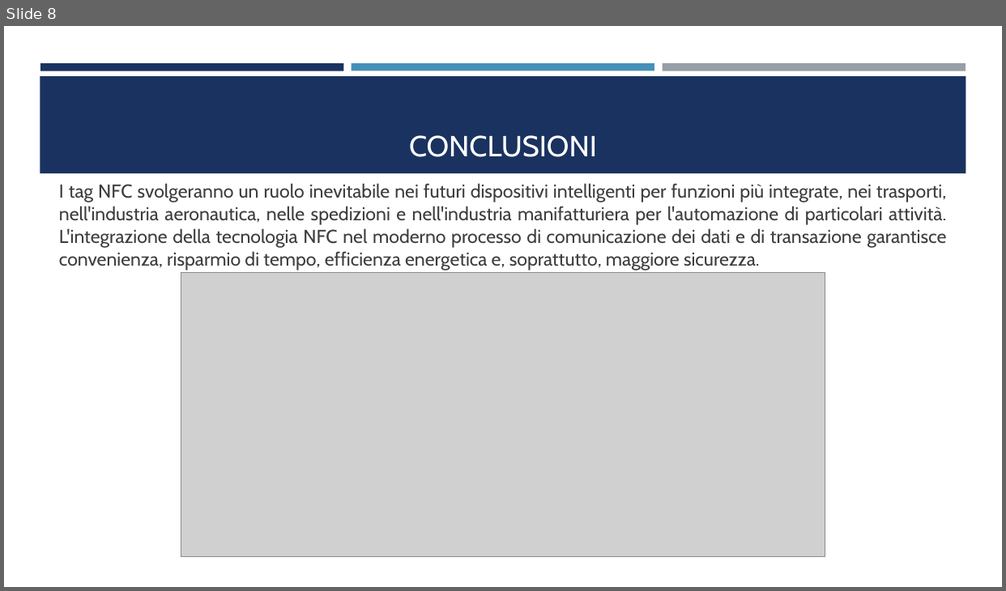
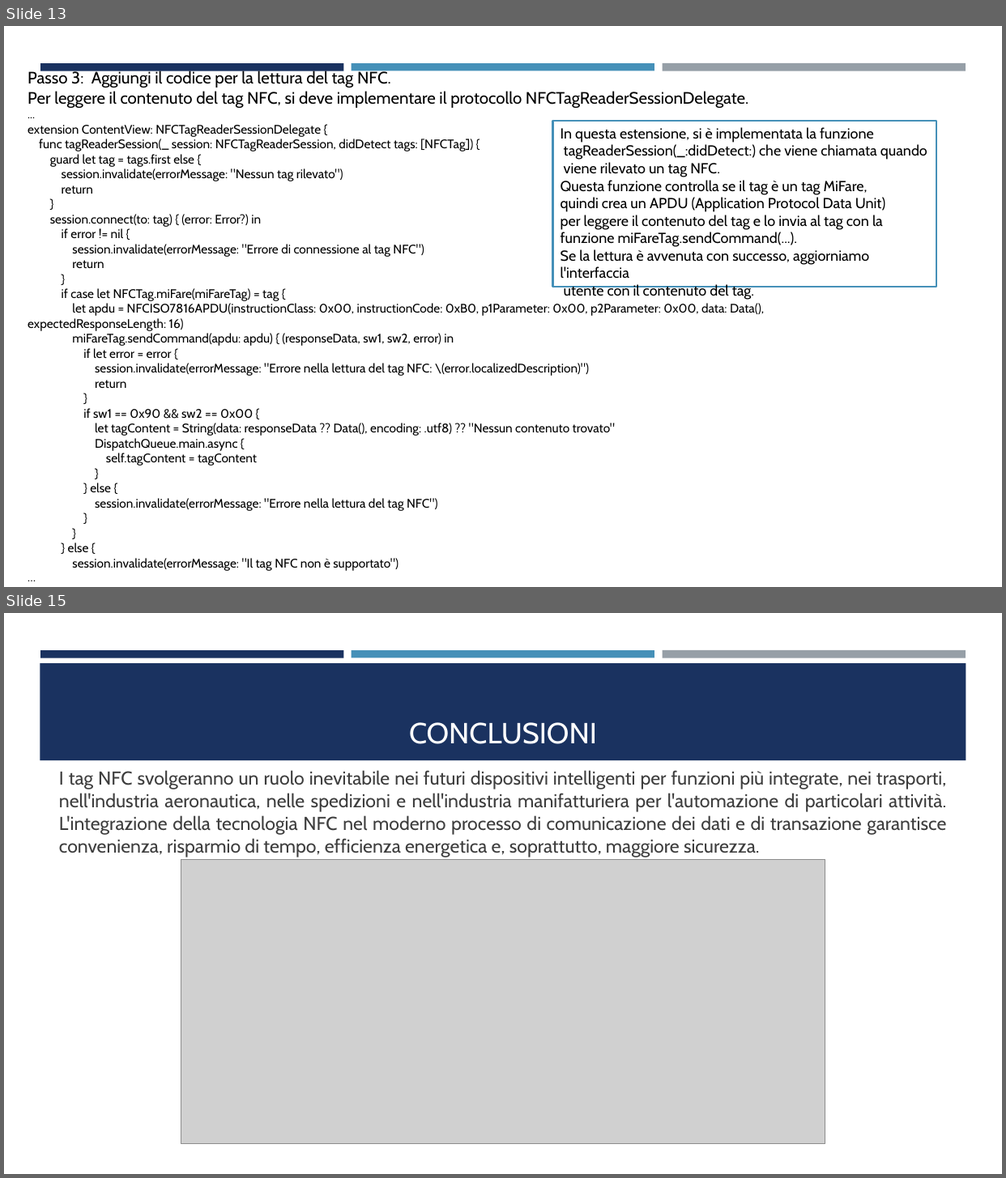
Before and after one commit to AndreaBedei1/Relazione-NFC, a slide deck: Presentazione_NFC/NFC.pptx. Shown one above the other, each under a label of ours: slide 8 before the commit, slides 13 and 15 after it; the slides between them are not shown. The pictures are 1006x591 and 1006x1178 pixels, drawn with LibreOffice and Linux fonts; fonts in the diff are those of the drawing; grey boxes stand for pictures. Boxes give left, top, right and bottom in pixels: in the first picture for what was removed or moved away, otherwise in the second. Text is boxed around its words. In the diff, an @@ line names an element or a change of style, - is before the commit and + after.

```diff
--- a/Presentazione_NFC/NFC.pptx
+++ b/Presentazione_NFC/NFC.pptx
@@ slide 13 added at <box>4,26,1002,587</box>, background #FFFFFF; not listed: 3 template elements that a slide beside it also shows @@
@@ text added at <box>27,70,764,571</box>, 12 pt, text #000000 @@
+Passo 3: Aggiungi il codice per la lettura del tag NFC.
+Per leggere il contenuto del tag NFC, si deve implementare il protocollo NFCTagReaderSessionDelegate.
+...
+extension ContentView: NFCTagReaderSessionDelegate {
+func tagReaderSession(_ session: NFCTagReaderSession, didDetect tags: [NFCTag]) {
+guard let tag = tags.first else {
+session.invalidate(errorMessage: "Nessun tag rilevato")
+return
+}
+session.connect(to: tag) { (error: Error?) in
+if error != nil {
+session.invalidate(errorMessage: "Errore di connessione al tag NFC")
+return
+}
+if case let NFCTag.miFare(miFareTag) = tag {
+let apdu = NFCISO7816APDU(instructionClass: 0x00, instructionCode: 0xB0, p1Parameter: 0x00, p2Parameter: 0x00, data: Data(), expectedResponseLength: 16)
+miFareTag.sendCommand(apdu: apdu) { (responseData, sw1, sw2, error) in
+if let error = error {
+session.invalidate(errorMessage: "Errore nella lettura del tag NFC: \(error.localizedDescription)")
+return
+}
+if sw1 == 0x90 && sw2 == 0x00 {
+let tagContent = String(data: responseData ?? Data(), encoding: .utf8) ?? "Nessun contenuto trovato"
+DispatchQueue.main.async {
+self.tagContent = tagContent
+}
+} else {
+session.invalidate(errorMessage: "Errore nella lettura del tag NFC")
+}
+}
+} else {
+session.invalidate(errorMessage: "Il tag NFC non è supportato")
+…
@@ rectangle added at <box>552,120,936,287</box>, fill #FFFFFF, outline #4590B8 1.75 pt, 14 pt, text #000000 @@
+In questa estensione, si è implementata la funzione
+tagReaderSession(_:didDetect:) che viene chiamata quando
+viene rilevato un tag NFC.
+Questa funzione controlla se il tag è un tag MiFare,
+quindi crea un APDU (Application Protocol Data Unit)
+per leggere il contenuto del tag e lo invia al tag con la
+funzione miFareTag.sendCommand(...).
+Se la lettura è avvenuta con successo, aggiorniamo l'interfaccia
+utente con il contenuto del tag.
@@ what was slide 8 is now slide 15 @@
```
Also in this commit, not shown: 1 slide changed, 6 other slides added.
